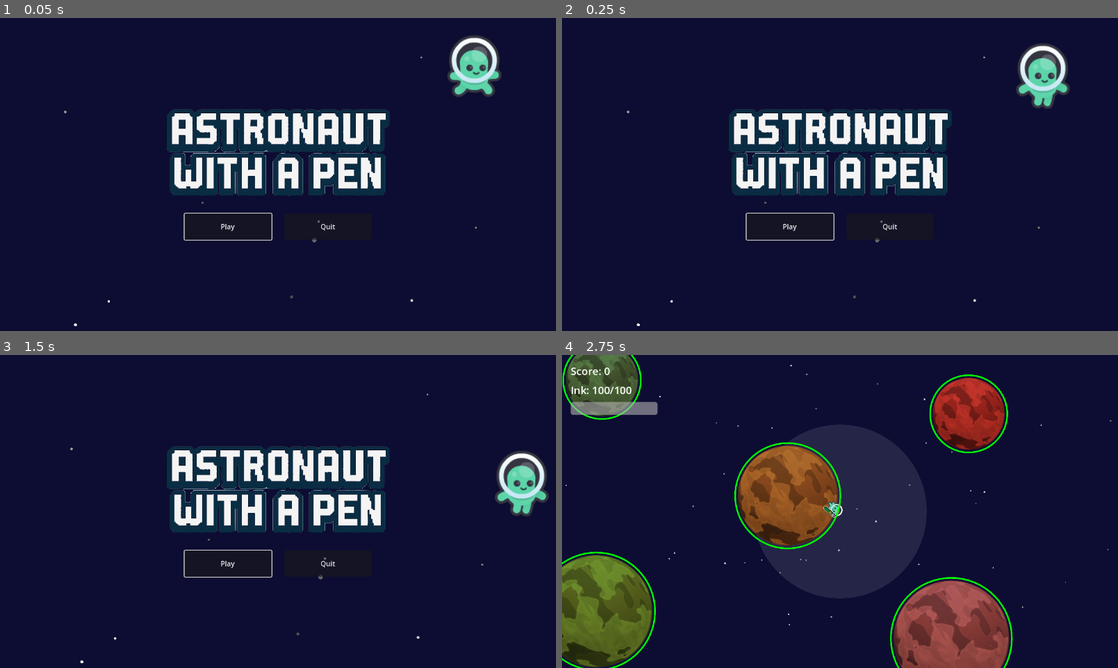
Above: before the commit, frames 1-4 (two rows, left to right).
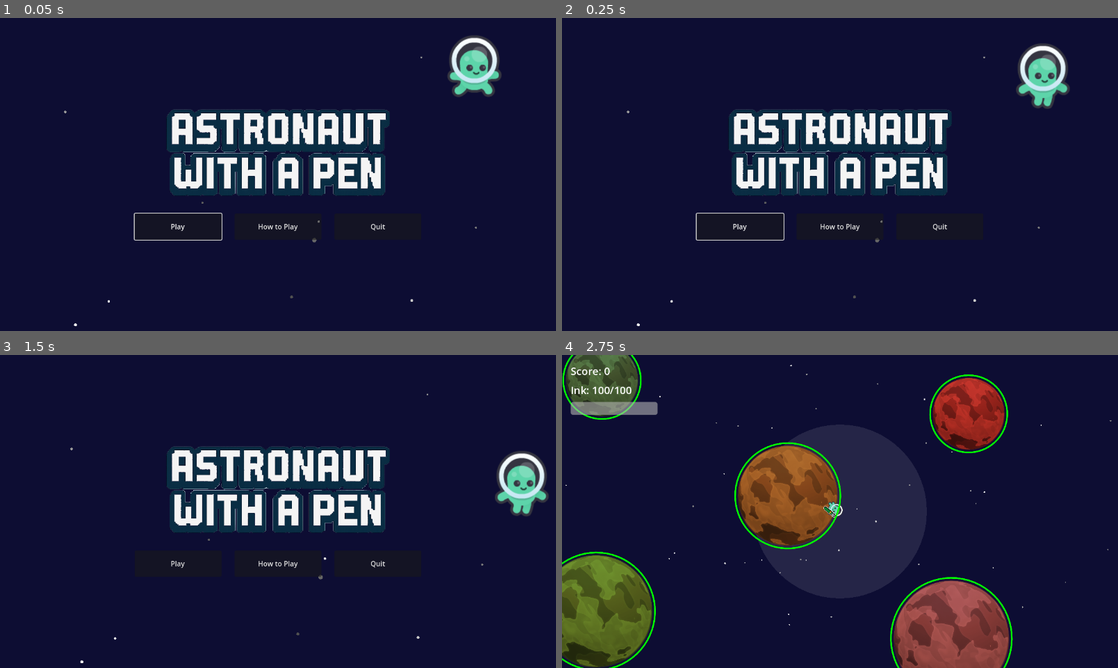
Above: after the commit, the same moments.

Repository: nathan-tang/astronautwithapen
Game: Godot game, scene res://Scenes/main_menu.tscn
Two runs of this game, one before a commit and one after it. Both use one fixed random seed, a clock stepped at 60 frames per second and the inputs below. Sound files missing from this copy of the repository are replaced by a short silence.
Inputs (mouse positions are in pixels of both pictures, inside the frame that each line leads up to):
- Up to frame 1 (0.05 s): no input
- Up to frame 2 (0.25 s): no input
- Up to frame 3 (1.5 s): click (278, 564) at 0.5 s, where only the run after the commit has a clickable "How to Play"; click (278, 630) at 1.25 s, where only the run after the commit has a clickable "Back"
- Up to frame 4 (2.75 s): click "Play" at 2 s

The runs differ from the first frame. In frame 1, 0.4% of the frame differs, in the area x 24-70%, y 62-72%; in frame 2, 0.4%; in frame 3, 0.3%; in frame 4, nothing differs.

Commit message:
add how to play section

Diff:
--- /dev/null
+++ b/Scenes/how_to_play_ui.tscn
@@ -0,0 +1,75 @@
+[gd_scene load_steps=2 format=3 uid="uid://bqw7k3m5n6pxr"]
+
+[ext_resource type="Script" path="res://Scripts/how_to_play_ui.gd" id="1_how_to_play"]
+
+[node name="HowToPlayUI" type="CanvasLayer"]
+layer = 100
+script = ExtResource("1_how_to_play")
+
+[node name="Panel" type="Panel" parent="."]
+anchors_preset = 8
+anchor_left = 0.5
+anchor_top = 0.5
+anchor_right = 0.5
+anchor_bottom = 0.5
+offset_left = -400.0
+offset_top = -300.0
+offset_right = 400.0
+offset_bottom = 300.0
+grow_horizontal = 2
+grow_vertical = 2
+
+[node name="VBoxContainer" type="VBoxContainer" parent="Panel"]
+layout_mode = 1
+anchors_preset = 15
+anchor_right = 1.0
+anchor_bottom = 1.0
+grow_horizontal = 2
+grow_vertical = 2
+theme_override_constants/separation = 15
+
+[node name="TitleLabel" type="Label" parent="Panel/VBoxContainer"]
+layout_mode = 2
+text = "HOW TO PLAY"
+horizontal_alignment = 1
+vertical_alignment = 1
+
+[node name="MarginContainer" type="MarginContainer" parent="Panel/VBoxContainer"]
+layout_mode = 2
+size_flags_vertical = 3
+theme_override_constants/margin_left = 40
+theme_override_constants/margin_top = 20
+theme_override_constants/margin_right = 40
+theme_override_constants/margin_bottom = 20
+
+[node name="InstructionsLabel" type="RichTextLabel" parent="Panel/VBoxContainer/MarginContainer"]
+layout_mode = 2
+bbcode_enabled = true
+text = "[b]OBJECTIVE[/b]
+Defend your planets from alien enemies. Survive as long as possible!
+
+[b]CONTROLS[/b]
+[color=cyan]WASD / Arrow Keys[/color] - Move
+[color=cyan]Space[/color] - Jump
+[color=cyan]Left Click[/color] - Swing pen to attack
+[color=cyan]Mouse[/color] - Draw shapes to cast spells
+
+[b]DRAWING SPELLS[/b]
+[color=yellow]Triangle[/color] - Fires a homing bullet (costs ink)
+[color=yellow]Circle[/color] - Drops a bomb that explodes (costs ink)
+[color=lime]TIP:[/color] Stand on bombs to launch yourself between planets!
+
+[b]ENEMIES[/b]
+[color=red]Slimes[/color] - Crawl on planets and attack them (1 point each)
+[color=red]UFOs[/color] - Orbit planets and drop slimes (10 points each)
+
+[b]WIN CONDITION[/b]
+Survive and rack up the highest score before all planets are destroyed!"
+fit_content = true
+scroll_active = false
+
+[node name="BackButton" type="Button" parent="Panel/VBoxContainer"]
+custom_minimum_size = Vector2(200, 50)
+layout_mode = 2
+size_flags_horizontal = 4
+text = "Back"
--- a/Scenes/main_menu.tscn
+++ b/Scenes/main_menu.tscn
@@ -7,6 +7,7 @@
 [ext_resource type="Texture2D" uid="uid://sfourhm5uaxe" path="res://Assets/Sprites/character_green_idle.png" id="5_idle"]
 [ext_resource type="Texture2D" uid="uid://ejxkkcax2fg6" path="res://Assets/Sprites/character_green_walk_a.png" id="6_walk_a"]
 [ext_resource type="Texture2D" uid="uid://dkfhr26qnd68q" path="res://Assets/Sprites/character_green_walk_b.png" id="7_walk_b"]
+[ext_resource type="PackedScene" path="res://Scenes/how_to_play_ui.tscn" id="8_how_to_play"]
 
 [sub_resource type="SpriteFrames" id="SpriteFrames_bounce"]
 animations = [{
@@ -106,8 +107,16 @@
 mouse_default_cursor_shape = 2
 text = "Play"
 
+[node name="HowToPlayButton" type="Button" parent="MarginContainer/VBoxContainer/ButtonContainer"]
+custom_minimum_size = Vector2(200, 60)
+layout_mode = 2
+mouse_default_cursor_shape = 2
+text = "How to Play"
+
 [node name="QuitButton" type="Button" parent="MarginContainer/VBoxContainer/ButtonContainer"]
 custom_minimum_size = Vector2(200, 60)
 layout_mode = 2
 mouse_default_cursor_shape = 2
 text = "Quit"
+
+[node name="HowToPlayUI" parent="." instance=ExtResource("8_how_to_play")]
--- /dev/null
+++ b/Scripts/how_to_play_ui.gd
@@ -0,0 +1,25 @@
+extends CanvasLayer
+class_name HowToPlayUI
+
+## How to Play screen showing game instructions
+
+@onready var back_button: Button = $Panel/VBoxContainer/BackButton
+
+
+func _ready() -> void:
+	# Hide initially
+	visible = false
+
+	# Connect button
+	if back_button:
+		back_button.pressed.connect(_on_back_pressed)
+
+
+func show_instructions() -> void:
+	"""Show the instructions screen"""
+	visible = true
+
+
+func _on_back_pressed() -> void:
+	"""Hide the instructions screen"""
+	visible = false
--- a/Scripts/main_menu.gd
+++ b/Scripts/main_menu.gd
@@ -4,7 +4,9 @@
 ## Main menu for the game with play and quit buttons
 
 @onready var play_button: Button = $MarginContainer/VBoxContainer/ButtonContainer/PlayButton
+@onready var how_to_play_button: Button = $MarginContainer/VBoxContainer/ButtonContainer/HowToPlayButton
 @onready var quit_button: Button = $MarginContainer/VBoxContainer/ButtonContainer/QuitButton
+@onready var how_to_play_ui: HowToPlayUI = $HowToPlayUI
 
 
 func _ready() -> void:
@@ -16,6 +18,8 @@
 	# Connect button signals
 	if play_button:
 		play_button.pressed.connect(_on_play_pressed)
+	if how_to_play_button:
+		how_to_play_button.pressed.connect(_on_how_to_play_pressed)
 	if quit_button:
 		quit_button.pressed.connect(_on_quit_pressed)
 
@@ -29,6 +33,12 @@
 	get_tree().change_scene_to_file("res://Scenes/main.tscn")
 
 
+func _on_how_to_play_pressed() -> void:
+	# Show how to play screen
+	if how_to_play_ui:
+		how_to_play_ui.show_instructions()
+
+
 func _on_quit_pressed() -> void:
 	# Quit the game
 	get_tree().quit()
Not shown: 1 places in Scenes/main_menu.tscn that only renumber resources
Not shown, added: Scripts/how_to_play_ui.gd.uid
